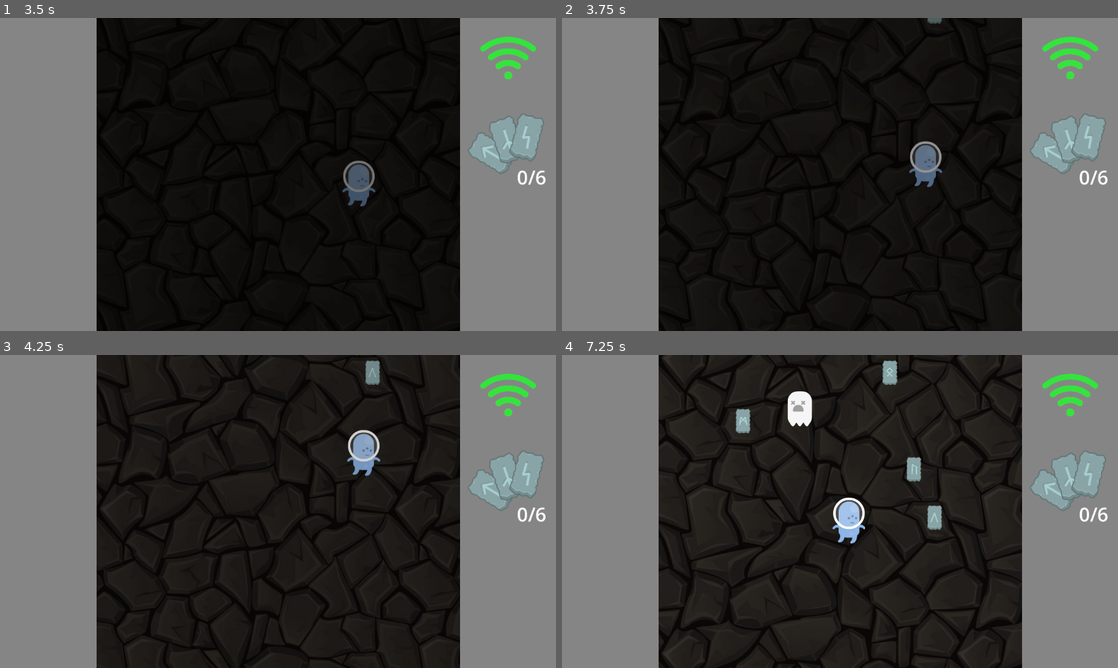
Above: before the commit, frames 1-4 (two rows, left to right).
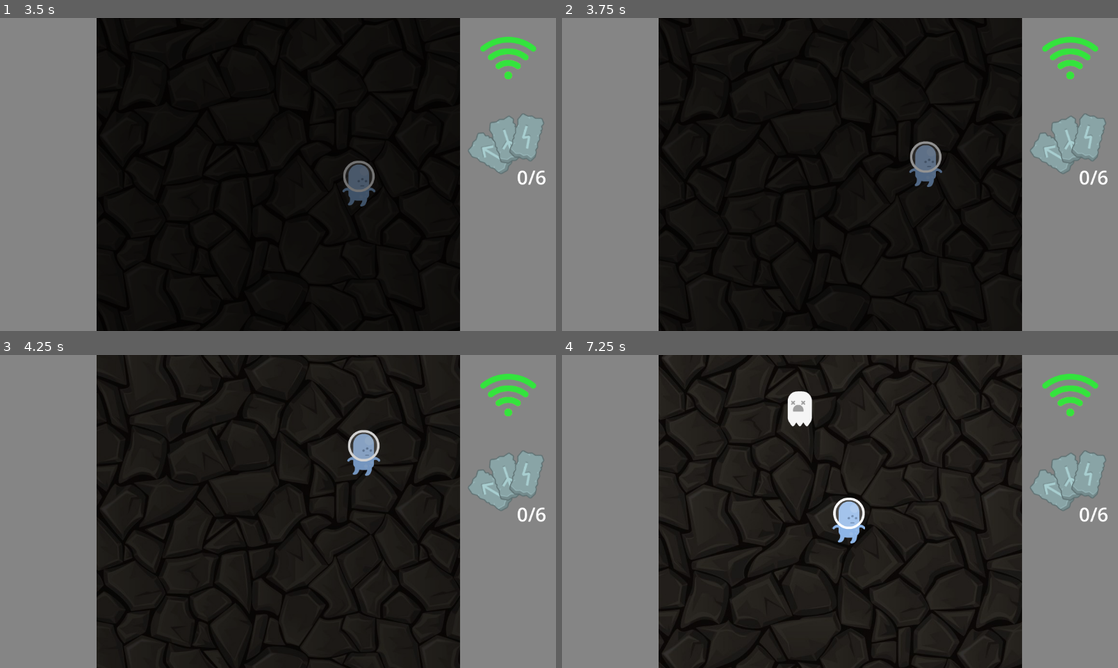
Above: after the commit, the same moments.

Repository: ManuelOteroFernandez/LudumDate55
Game: Godot game, scene res://Menus/SceneManager.tscn
Two runs of this game, one before a commit and one after it. Both use one fixed random seed, a clock stepped at 60 frames per second and the inputs below.
Inputs (mouse positions are in pixels of both pictures, inside the frame that each line leads up to):
- Up to frame 1 (3.5 s): click (278, 193) at 0.5 s; move the mouse to (400, 158) at 1.27 s; hold Right (ui_right) 1.28-2.03 s; move the mouse to (166, 190) at 2.02 s; hold Down (ui_down) 2.03-2.78 s; move the mouse to (533, 177) at 2.77 s; hold Right (ui_right) from 2.78 s (still down)
- Up to frame 2 (3.75 s): move the mouse to (812, 237) at 3.52 s; release Right (ui_right) at 3.53 s; hold Up (ui_up) from 3.53 s (still down)
- Up to frame 3 (4.25 s): keep holding Up (ui_up)
- Up to frame 4 (7.25 s): move the mouse to (1006, 558) at 4.27 s; release Up (ui_up) at 4.28 s; hold Left (ui_left) 4.28-5.78 s; move the mouse to (673, 464) at 5.02 s; move the mouse to (867, 511) at 5.77 s; hold Down (ui_down) 5.78-6.53 s; move the mouse to (756, 433) at 6.52 s; hold Right (ui_right) from 6.53 s (still down)

Frame 1 is identical in both runs. In frame 2, less than 0.1% of the frame differs, in the area x 65-69%, y 0-2%; in frame 3, 0.2%; in frame 4, 0.8%, in the area x 31-69%, y 1-56%.

Commit message:
Change time spawn runes

Diff:
--- a/game.tscn
+++ b/game.tscn
@@ -39,6 +39,7 @@
 stopSpawnWhenPlayerIsTrapped = false
 
 [node name="Timer" type="Timer" parent="RuneGenerator"]
+wait_time = 20.0
 autostart = true
 
 [node name="Character" parent="." instance=ExtResource("5_535aq")]
